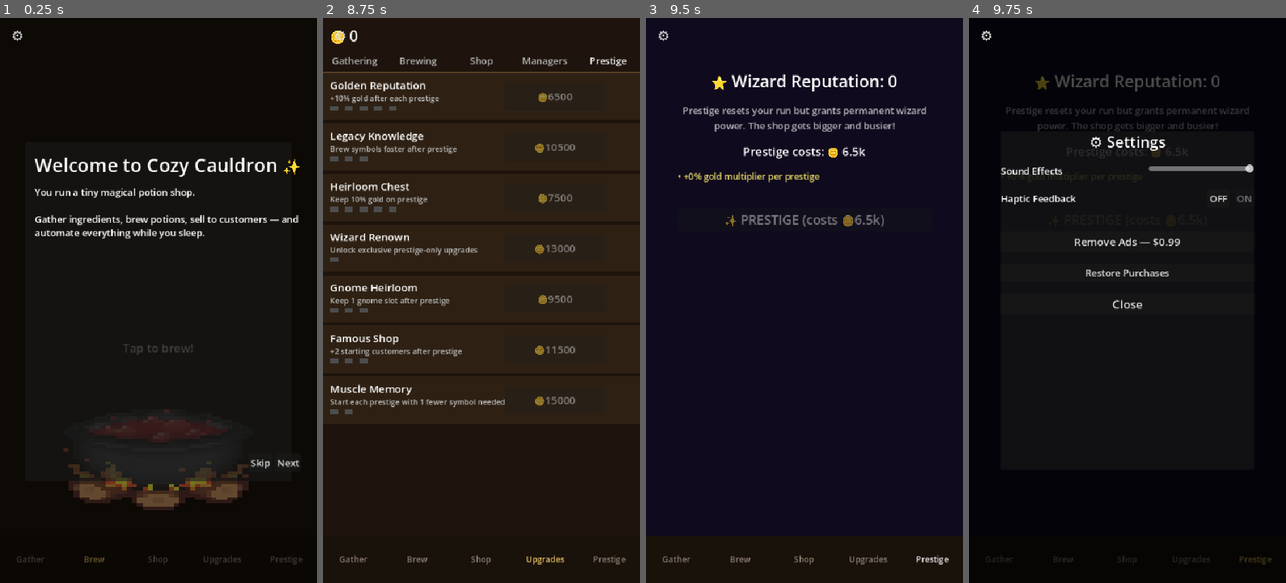
Above: before the commit, frames 1-4 (left to right).
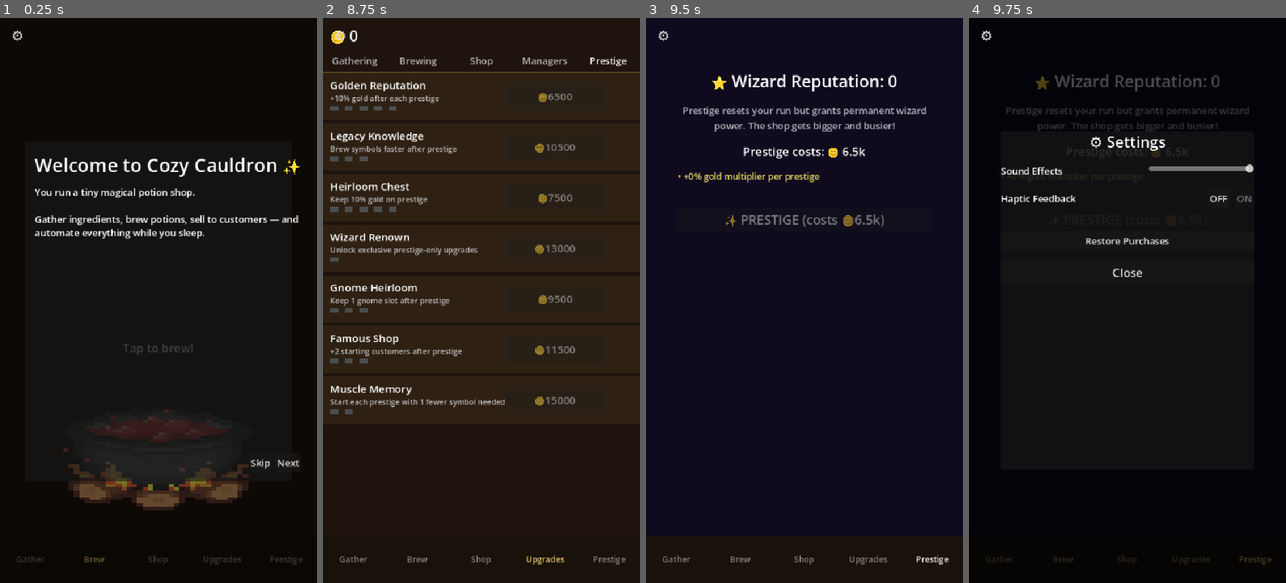
Above: after the commit, the same moments.

Repository: hvancefn-ship-it/cozy-cauldron
Game: Godot game, scene res://scenes/main/main.tscn
The game is run twice, just before and just after one commit, with the same random seed, the same clock (stepped at 60 frames per second) and the same inputs.
Inputs:
- Up to frame 1 (0.25 s): no input
- Up to frame 2 (8.75 s): click "Skip" at 0.5 s; click "Gather" at 1.25 s; click "Brew" at 2 s; click "Shop" at 2.75 s; click "Upgrades" at 3.5 s; click "Gathering" at 4.25 s; click "Brewing" at 5 s; click "Shop" at 5.75 s; click "Managers" at 6.5 s; click "Watch Ad (+6h)" at 7.25 s; click "Prestige" at 8 s
- Up to frame 3 (9.5 s): click "Prestige" at 8.75 s
- Up to frame 4 (9.75 s): click "⚙️" at 9.5 s

Frames 1-3 are identical in both runs. In frame 4, 0.6% of the frame differs, in the area x 33-67%, y 38-52%.

Commit message:
Hide IAP buttons until Play Console product ID is set up

Diff:
--- a/project.godot
+++ b/project.godot
@@ -7,6 +7,11 @@
 ;   param=value ; assign values to parameters
 
 config_version=5
+
+[admob]
+
+admob/app_id/android="ca-app-pub-7490319266490177~4523185667"
+admob/app_id/ios=""
 
 [application]
 
@@ -32,7 +37,7 @@
 
 [editor_plugins]
 
-enabled=PackedStringArray("res://addons/xogot_connect/plugin.cfg")
+enabled=PackedStringArray("res://addons/admob/plugin.cfg", "res://addons/xogot_connect/plugin.cfg")
 
 [input_devices]
 
@@ -48,11 +53,6 @@
 
 3d/physics_engine="Jolt Physics"
 
-[admob]
-
-admob/app_id/android="ca-app-pub-7490319266490177~4523185667"
-admob/app_id/ios=""
-
 [rendering]
 
 rendering_device/driver.windows="d3d12"
--- a/scenes/settings/settings.gd
+++ b/scenes/settings/settings.gd
@@ -61,14 +61,13 @@
 
 
 func _on_no_ads_pressed() -> void:
-	# IAP stub — will route through IAPBridge when product ID is set.
-	# For now, directly grant (replace with real IAP call once product ID is ready).
-	AdMobBridge.grant_no_ads()
+	# IAP not wired yet — button is hidden until Play Console product ID is set up.
+	pass
 
 
 func _on_restore_pressed() -> void:
-	# IAP restore stub.
-	AdMobBridge.restore_no_ads()
+	# IAP restore not wired yet.
+	pass
 
 
 func _on_close_pressed() -> void:
--- a/scenes/settings/settings.tscn
+++ b/scenes/settings/settings.tscn
@@ -91,12 +91,14 @@
 layout_mode = 2
 theme_override_font_sizes/font_size = 18
 text = "Remove Ads — $0.99"
+visible = false
 
 [node name="RestoreBtn" type="Button" parent="Panel/VBox"]
 unique_name_in_owner = true
 layout_mode = 2
 theme_override_font_sizes/font_size = 16
 text = "Restore Purchases"
+visible = false
 
 [node name="CloseBtn" type="Button" parent="Panel/VBox"]
 unique_name_in_owner = true
Not shown, added: addons/admob/admob_plugin.gd.uid
